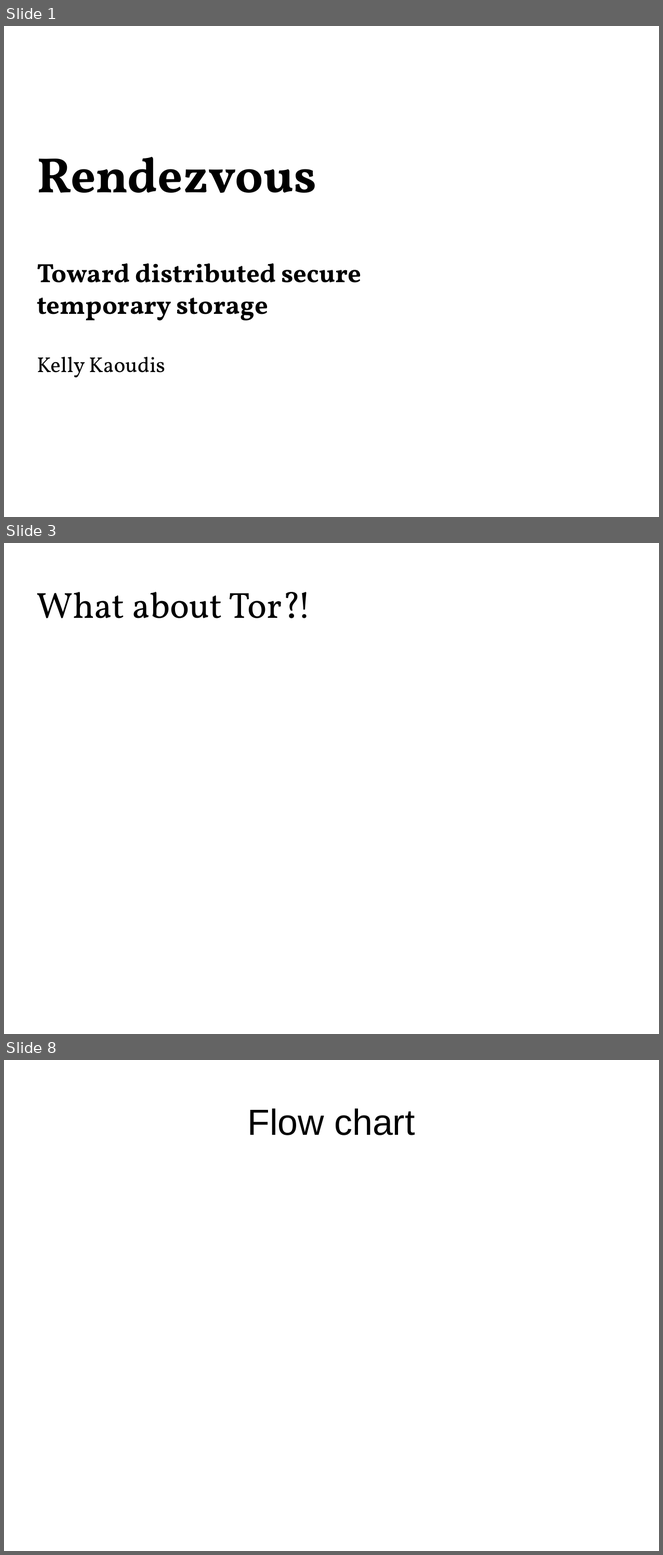
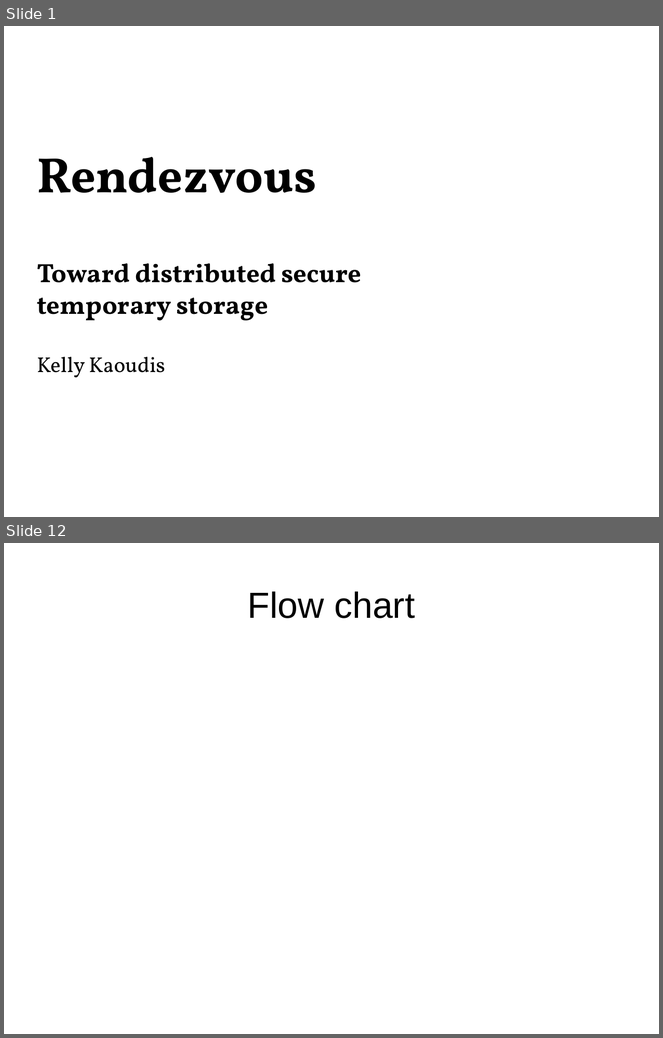
Before and after one commit to Zandrr/phonebook.js, a slide deck: documentation/ecen5013_presentation.odp. Shown one above the other, each under a label of ours: slides 1, 3 and 8 before the commit, slides 1 and 12 after it; the slides between them are not shown. The pictures are 663x1555 and 663x1038 pixels, drawn with LibreOffice and Linux fonts; fonts in the diff are those of the drawing. Boxes give left, top, right and bottom in pixels: in the first picture for what was removed or moved away, otherwise in the second. Text is boxed around its words. In the diff, an @@ line names an element or a change of style, - is before the commit and + after.

```diff
--- a/documentation/ecen5013_presentation.odp
+++ b/documentation/ecen5013_presentation.odp
@@ slide 3 removed at <box>4,543,659,1034</box>, background #FFFFFF @@
@@ title removed at <box>37,592,312,618</box> @@
-What about Tor?!
@@ what was slide 8 is now slide 12 @@
```
Also in this commit, not shown: 1 slide changed, 12 slides added, 9 other slides removed, 2 other files.
